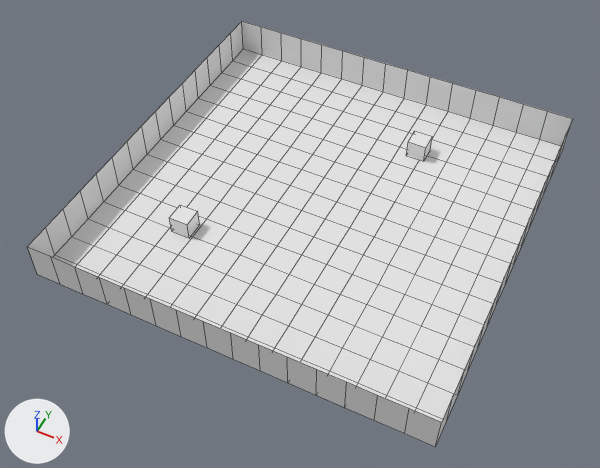
The Blender file examples/fps_game/data/example_level/example_level.blend as it was, and as the next commit left it.
Before and after are seen from a 50 mm camera at (24.5, -53.4, 61.4) aimed at (-0.3, -3.7, -0.8). Every picture has the same lights, and +X, +Y and +Z are marked at lower left. Mesh edges are drawn as thin lines.

Objects in the first picture: 'CasResKnight.001', 'Grid'.
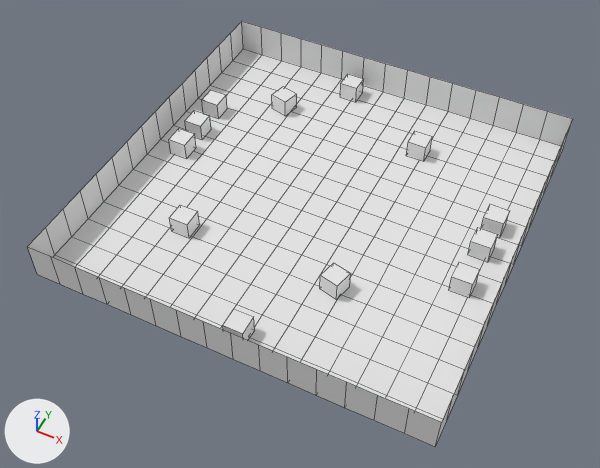
Changed parts and their boxes (x1, y1, x2, y2) in the pictures (600 x 468 px):
'CasResKnight.002', added
    after: (320, 263, 351, 300)
'CasResMedKit.005', added
    after: (449, 262, 480, 298)
'CasResMedKit.004', added
    after: (468, 228, 498, 262)
'CasResMedKit.007', added
    after: (223, 309, 255, 340)
'CasResMedKit', added
    after: (169, 128, 196, 159)
'CasResMedKit.003', added
    after: (481, 204, 510, 238)
'CasResKnight.003', added
    after: (272, 86, 297, 116)
'CasResMedKit.001', added
    after: (185, 110, 211, 140)
'CasResMedKit.002', added
    after: (202, 90, 227, 119)
'CasResMedKit.006', added
    after: (340, 74, 364, 102)

The change, as a list of edits to the scene's bpy script:
```text
Add ob_casresknight_002:
    ob_casresknight_002 = bpy.data.objects.new('CasResKnight.002', me_cube.copy())  # the mesh of ob_casresknight
    ob_casresknight_002.location = (5.89, -8.9, 1.0)
    ob_casresknight_002.rotation_euler = (0.0, 0.0, 1.334)  # degrees (0, 0, 76)
Add ob_casresknight_003:
    ob_casresknight_003 = bpy.data.objects.new('CasResKnight.003', me_cube.copy())  # the mesh of ob_casresknight
    ob_casresknight_003.location = (-10.28, 12.19, 1.0)
    ob_casresknight_003.rotation_euler = (0.0, 0.0, 1.334)  # degrees (0, 0, 76)
Add ob_casresmedkit:
    ob_casresmedkit = bpy.data.objects.new('CasResMedKit', me_cube.copy())  # the mesh of ob_casresknight
    ob_casresmedkit.location = (-16.78, 0.93, 1.0)
Add ob_casresmedkit_001:
    ob_casresmedkit_001 = bpy.data.objects.new('CasResMedKit.001', me_cube.copy())  # the mesh of ob_casresknight
    ob_casresmedkit_001.location = (-16.87, 4.3, 1.0)
Add ob_casresmedkit_002:
    ob_casresmedkit_002 = bpy.data.objects.new('CasResMedKit.002', me_cube.copy())  # the mesh of ob_casresknight
    ob_casresmedkit_002.location = (-17.04, 8.18, 1.0)
Add ob_casresmedkit_003:
    ob_casresmedkit_003 = bpy.data.objects.new('CasResMedKit.003', me_cube.copy())  # the mesh of ob_casresknight
    ob_casresmedkit_003.location = (16.78, 5.06, 1.0)
Add ob_casresmedkit_004:
    ob_casresmedkit_004 = bpy.data.objects.new('CasResMedKit.004', me_cube.copy())  # the mesh of ob_casresknight
    ob_casresmedkit_004.location = (16.7, 1.52, 1.0)
Add ob_casresmedkit_005:
    ob_casresmedkit_005 = bpy.data.objects.new('CasResMedKit.005', me_cube.copy())  # the mesh of ob_casresknight
    ob_casresmedkit_005.location = (16.53, -3.37, 1.0)
Add ob_casresmedkit_006:
    ob_casresmedkit_006 = bpy.data.objects.new('CasResMedKit.006', me_cube.copy())  # the mesh of ob_casresknight
    ob_casresmedkit_006.location = (-4.39, 17.79, 1.0)
Add ob_casresmedkit_007:
    ob_casresmedkit_007 = bpy.data.objects.new('CasResMedKit.007', me_cube.copy())  # the mesh of ob_casresknight
    ob_casresmedkit_007.location = (0.51, -17.46, 1.0)
```
